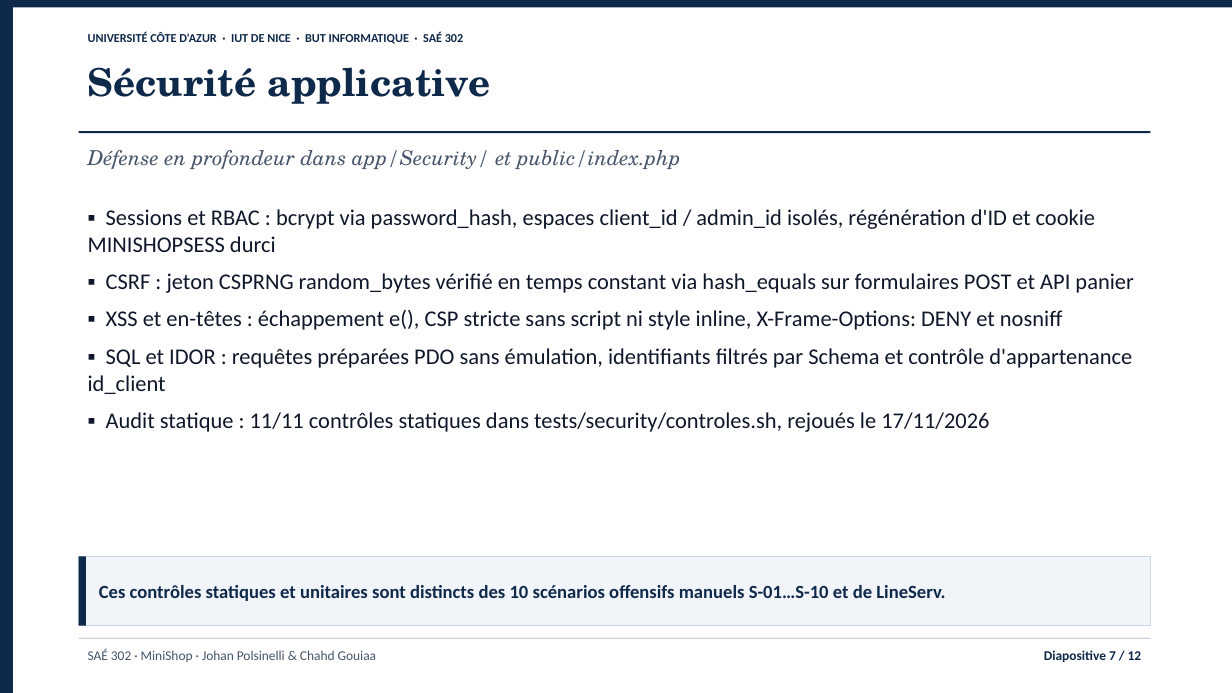
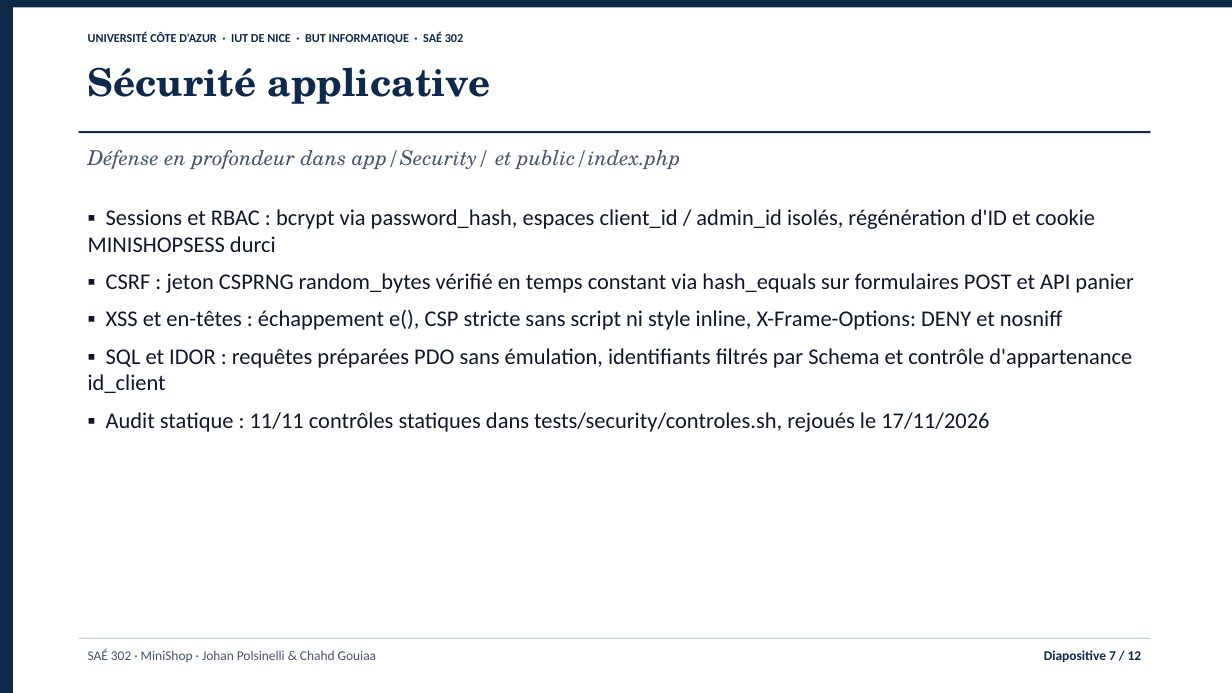
Before and after one commit to jojo8356/SAE-302, a slide deck: slide 7 of livrables/minishop-soutenance.pptx. Drawn at 1232x693 pixels with LibreOffice and Linux fonts; fonts in the diff are those of the drawing. Boxes give left, top, right and bottom in pixels: in the first picture for what was removed or moved away, otherwise in the second. Text is boxed around its words. In the diff, an @@ line names an element or a change of style, - is before the commit and + after.

```diff
--- a/livrables/minishop-soutenance.pptx
+++ b/livrables/minishop-soutenance.pptx
@@ rectangle removed at <box>79,556,1151,626</box> @@
-Ces contrôles statiques et unitaires sont distincts des 10 scénarios offensifs manuels S-01…S-10 et de LineServ.
@@ rectangle removed at <box>79,556,86,626</box> @@
```
Also in this commit, not shown: 10 other slides changed, 4 other files.
